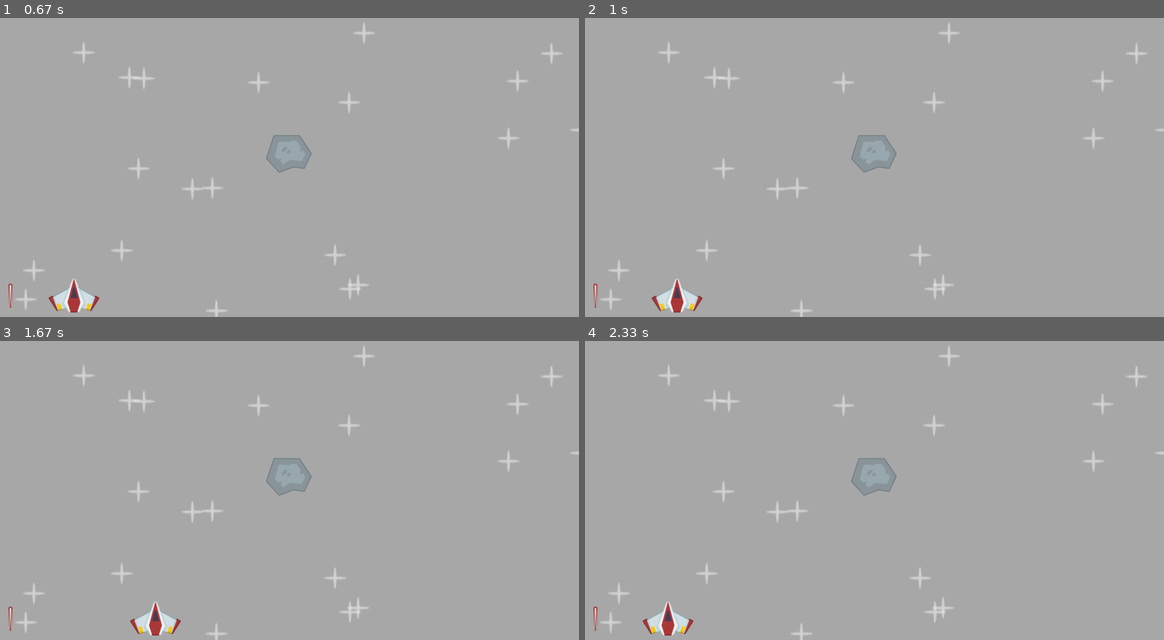
Above: before the commit, frames 1-4 (two rows, left to right).
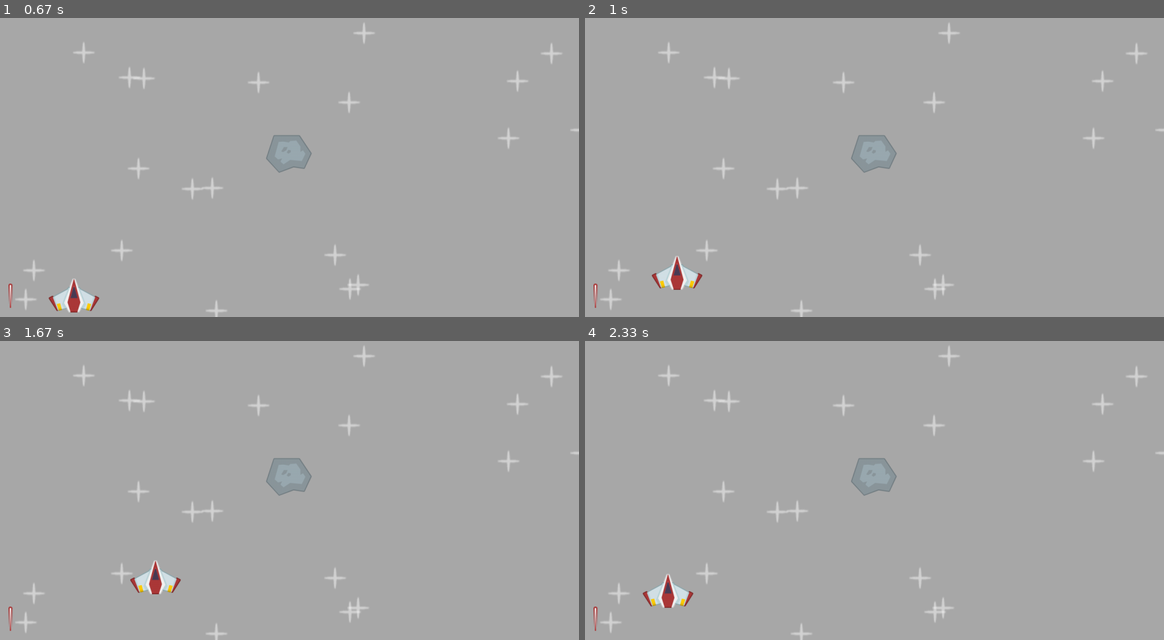
Above: after the commit, the same moments.

Repository: StefMcCuistion/PyGame-Practice-Exercises
Game: pygame game, started from src/space_shooter/code/main.py
Same seed, same stepped clock (60 frames per second), same inputs: the game is played once before the commit and once after it.
Inputs:
- Up to frame 1 (0.67 s): hold Right from 0.33 s (still down)
- Up to frame 2 (1 s): release Right at 0.8 s; hold Up from 0.83 s (still down)
- Up to frame 3 (1.67 s): release Up at 1.13 s; hold Right 1.17-1.63 s
- Up to frame 4 (2.33 s): hold Left 1.67-2.2 s; hold Down from 2.23 s (still down)

Frame 1 is identical in both runs. In frame 2, 1.0% of the frame differs, in the area x 11-21%, y 79-99%; in frame 3, 1.0%, in the area x 22-32%, y 73-99%; in frame 4, 1.0%.

Commit message:
Added 8 directional movement

Diff:
--- a/src/space_shooter/code/main.py
+++ b/src/space_shooter/code/main.py
@@ -45,6 +45,7 @@
         # Input
         keys = OwO.key.get_pressed()
         player_dir.x = int(keys[OwO.K_RIGHT]) - int(keys[OwO.K_LEFT])
+        player_dir.y = int(keys[OwO.K_DOWN]) - int(keys[OwO.K_UP])
         player_rect.center += player_dir * player_speed * dt
 
         # Draw the game
